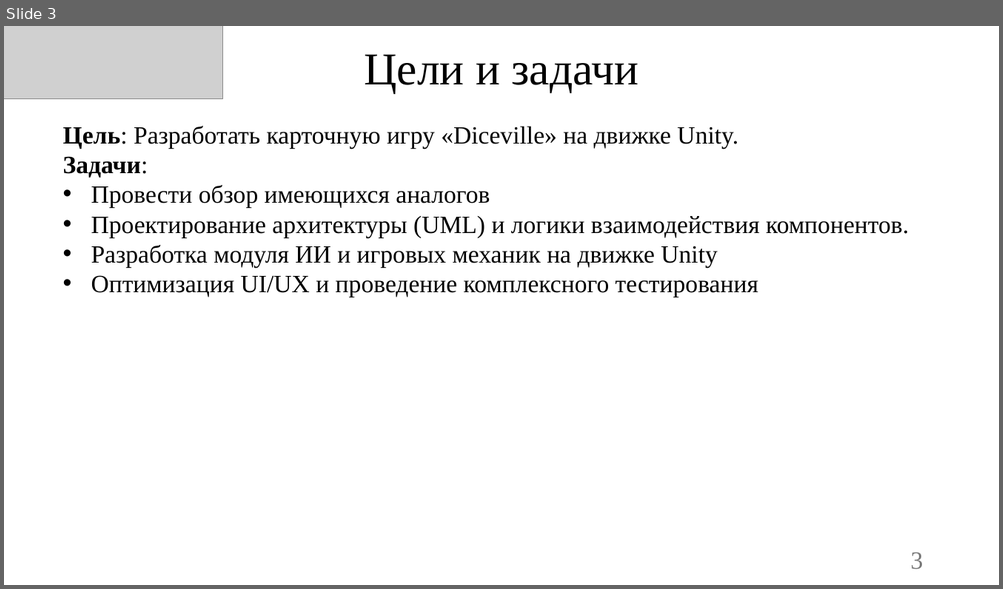
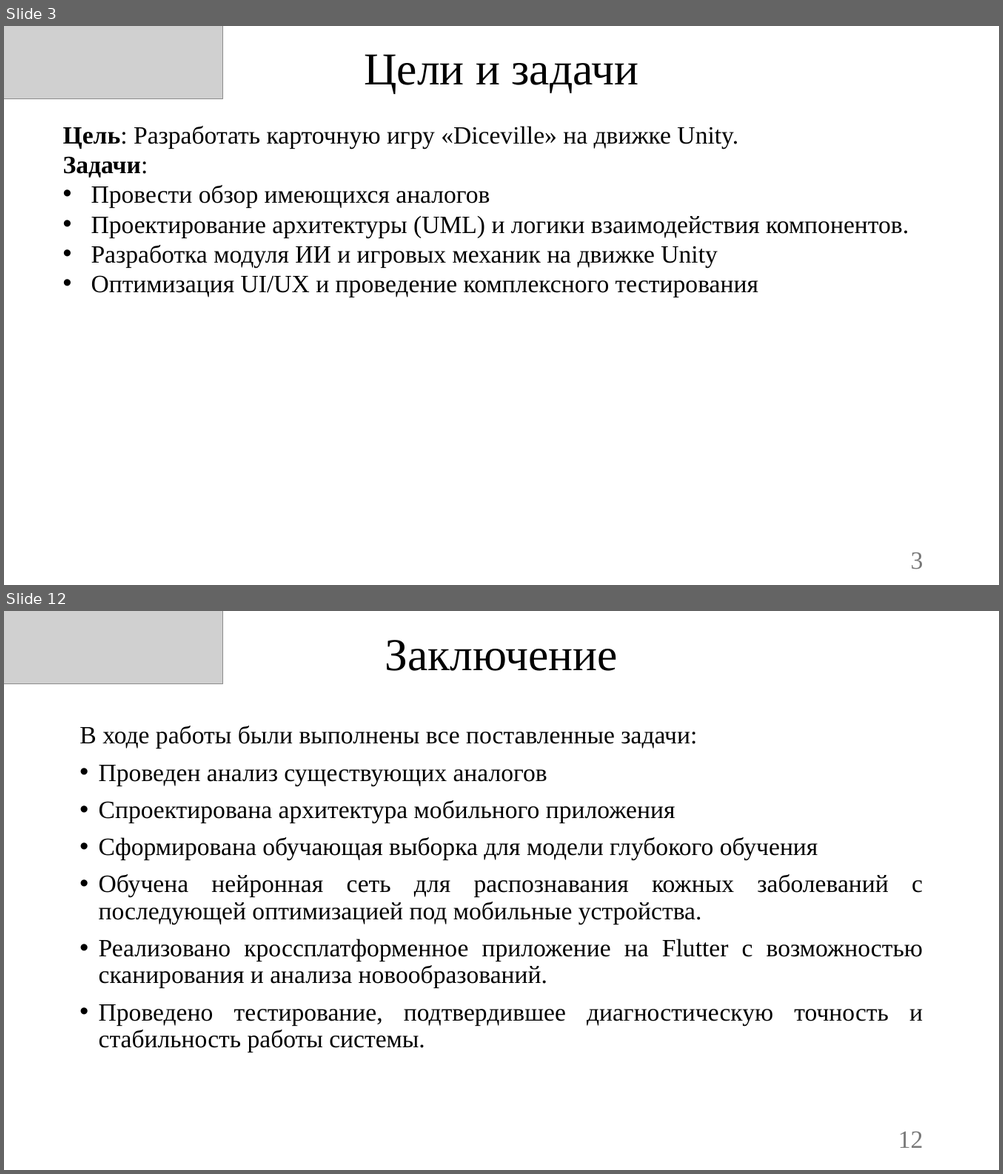
Before and after one commit to Owl-Man/ISPM, a slide deck: УПИС_Задание_№10/Презентация Diceville.pptx. Shown one above the other, each under a label of ours: slide 3 before the commit, slides 3 and 12 after it; the slides between them are not shown. The pictures are 1003x589 and 1003x1174 pixels, drawn with LibreOffice and Linux fonts; fonts in the diff are those of the drawing; grey boxes stand for pictures; background and template pictures are left out. Boxes give left, top, right and bottom in pixels: in the first picture for what was removed or moved away, otherwise in the second. Text is boxed around its words. In the diff, an @@ line names an element or a change of style, - is before the commit and + after.

```diff
--- a/УПИС_Задание_№10/Презентация Diceville.pptx
+++ b/УПИС_Задание_№10/Презентация Diceville.pptx
@@ slide 12 added at (4, 611, 999, 1170), background picture (left out) @@
@@ picture added at (4, 611, 223, 684) @@
@@ title added at (385, 640, 617, 671), 44 pt, text #000000 @@
+Заключение
@@ text added at (79, 726, 922, 1052), 24 pt, text #000000 @@
+В ходе работы были выполнены все поставленные задачи:
+• Проведен анализ существующих аналогов
+• Спроектирована архитектура мобильного приложения
+• Сформирована обучающая выборка для модели глубокого обучения
+• Обучена нейронная сеть для распознавания кожных заболеваний с последующей оптимизацией под мобильные устройства.
+• Реализовано кроссплатформенное приложение на Flutter с возможностью сканирования и анализа новообразований.
+• Проведено тестирование, подтвердившее диагностическую точность и стабильность работы системы.
@@ page number added at (898, 1132, 923, 1148), 24 pt, text #797979 @@
+12
```
Also in this commit, not shown: 1 slide changed, 9 other slides added, 1 slide removed.
